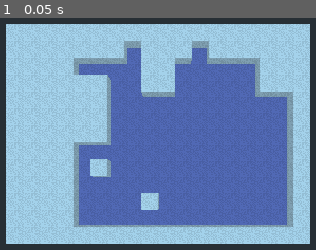
Above: before the commit, frame 1.
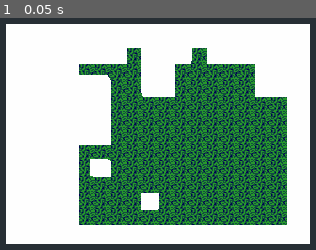
Above: after the commit, the same moment.

Repository: Ainlid/motif
Game: Godot game, scene res://scenes/main.tscn
Two runs of this game, one before a commit and one after it. Both use one fixed random seed, a clock stepped at 60 frames per second and the inputs below.
Inputs:
- Up to frame 1 (0.05 s): no input

The runs differ from the first frame. In frame 1, 91% of the frame differs, in the area x 1-99%, y 2-98%.

Commit message:
smooth noise and gradient mapping

Diff:
--- a/resources/materials/floor.tres
+++ b/resources/materials/floor.tres
@@ -1,8 +1,26 @@
-[gd_resource type="ShaderMaterial" load_steps=2 format=2]
+[gd_resource type="ShaderMaterial" load_steps=6 format=2]
 
 [ext_resource path="res://resources/materials/tile.gdshader" type="Shader" id=1]
 
+[sub_resource type="Gradient" id=3]
+offsets = PoolRealArray( 0, 0.51049, 1 )
+colors = PoolColorArray( 0, 0.00392157, 0.32549, 1, 0.157104, 0.609375, 0.174771, 1, 0, 0.00392157, 0.32549, 1 )
+
+[sub_resource type="GradientTexture" id=4]
+gradient = SubResource( 3 )
+
+[sub_resource type="OpenSimplexNoise" id=1]
+seed = 5
+octaves = 1
+period = 4.0
+
+[sub_resource type="NoiseTexture" id=2]
+flags = 3
+width = 32
+height = 32
+noise = SubResource( 1 )
+
 [resource]
 shader = ExtResource( 1 )
-shader_param/col = Color( 0.501961, 0.501961, 0.768627, 1 )
-shader_param/seed = Vector2( 0.137, 0.519 )
+shader_param/gradient = SubResource( 4 )
+shader_param/noise = SubResource( 2 )
--- a/resources/materials/tile.gdshader
+++ b/resources/materials/tile.gdshader
@@ -1,20 +1,13 @@
 shader_type spatial;
-render_mode cull_disabled;
+render_mode unshaded;
 
-uniform vec4 col : hint_color = vec4(1.0);
-uniform vec2 seed = vec2(0.137, 0.519);
-
-float hash(vec2 p) {
-  return fract(sin(dot(p * 17.17, seed)) * 4791.9511);
-}
+uniform sampler2D gradient : hint_albedo;
+uniform sampler2D noise : hint_black;
 
 void fragment()
 {
 	vec2 uvs = UV;
-	uvs = floor(uvs * 16.0) /16.0;
-	float noise = hash(uvs);
-	noise = floor(noise * 2.0) / 2.0;
-	noise = ceil(noise);
-	float grayscale = mix(0.8, 1.0, noise);
-	ALBEDO = vec3(grayscale) * col.rgb;
+	float grayscale = texture(noise, uvs).r;
+	grayscale = floor(grayscale * 4.0) / 4.0;
+	ALBEDO = texture(gradient, vec2(grayscale, 0.0)).rgb;
 }
--- a/resources/materials/wall.tres
+++ b/resources/materials/wall.tres
@@ -4,5 +4,3 @@
 
 [resource]
 shader = ExtResource( 1 )
-shader_param/col = Color( 1, 1, 1, 1 )
-shader_param/seed = Vector2( 0.137, 0.519 )
--- a/scenes/meshlib.tscn
+++ b/scenes/meshlib.tscn
@@ -4,9 +4,9 @@
 [ext_resource path="res://resources/materials/floor.tres" type="Material" id=2]
 [ext_resource path="res://resources/models/cube.obj" type="ArrayMesh" id=3]
 
+[sub_resource type="BoxShape" id=1]
+
 [sub_resource type="BoxShape" id=2]
-
-[sub_resource type="BoxShape" id=3]
 
 [node name="meshlib" type="Spatial"]
 
Not shown: 2 places in scenes/meshlib.tscn that only renumber resources
